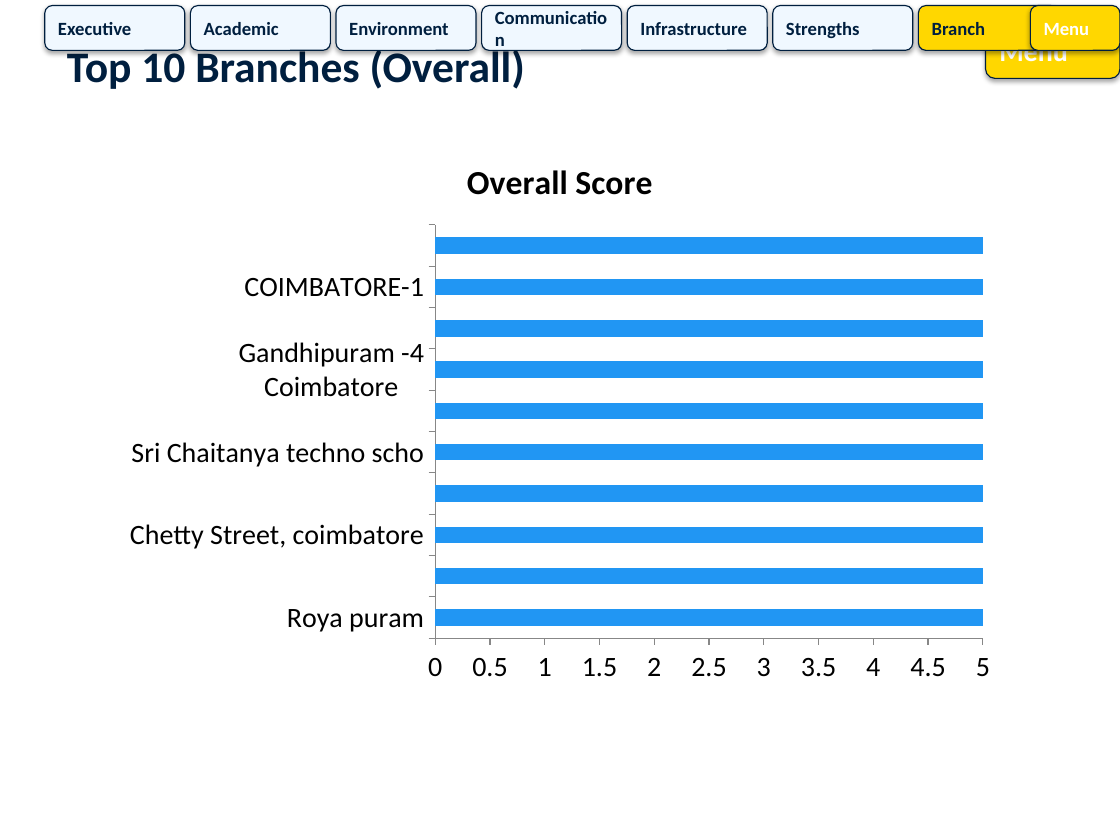
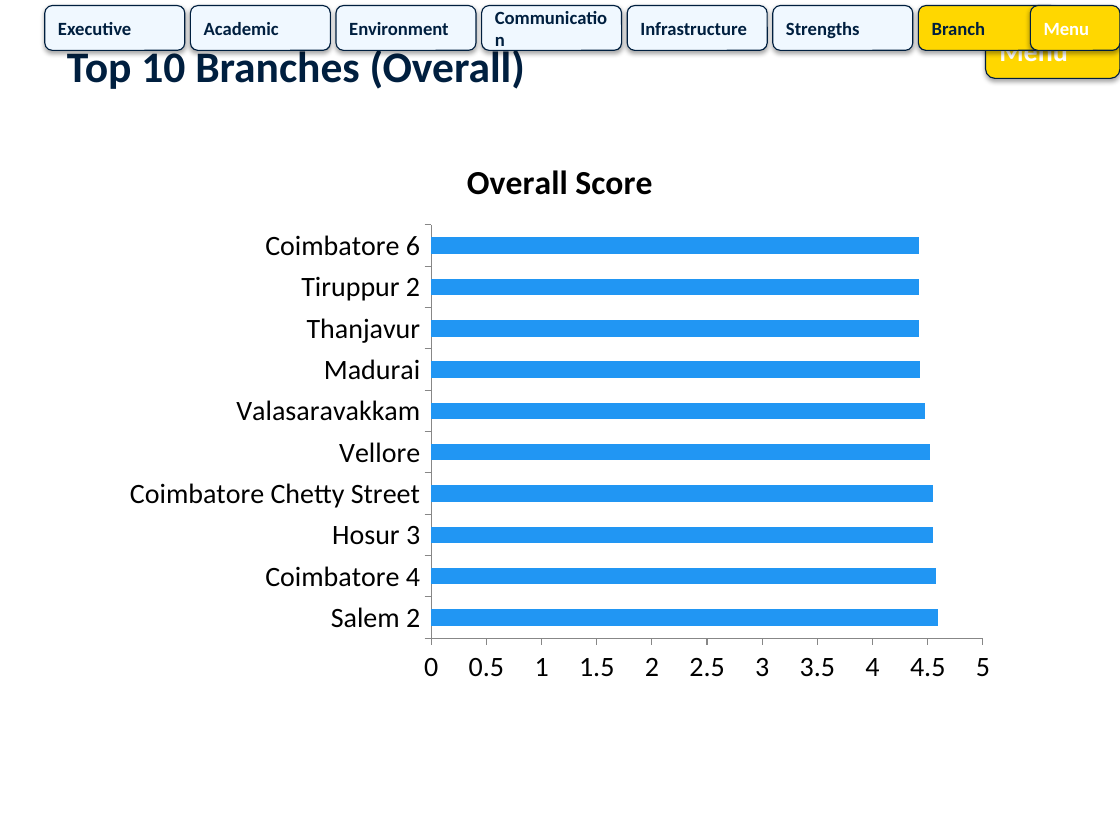
Before and after one commit to commonlearning892/feedback, a slide deck: slide 4 of Pre_Primary_Feedback_Analysis.pptx. Drawn at 1120x840 pixels with LibreOffice and Linux fonts; fonts in the diff are those of the drawing. Boxes give left, top, right and bottom in pixels: in the first picture for what was removed or moved away, otherwise in the second. Text is boxed around its words. In the diff, an @@ line names an element or a change of style, - is before the commit and + after.

```diff
--- a/Pre_Primary_Feedback_Analysis.pptx
+++ b/Pre_Primary_Feedback_Analysis.pptx
@@ bar chart at <box>112,134,1008,694</box> @@
-categories: Roya puram, Sri chaitanya techno scho, Chetty Street, coimbatore, Sri Chaitanya school , se, Sri Chaitanya techno scho, K k nagar, Gandhipuram -4 Coimbatore, Hosur3, COIMBATORE-1, Tambaram mudichur branch
+categories: Salem 2, Coimbatore 4, Hosur 3, Coimbatore Chetty Street, Vellore, Valasaravakkam, Madurai, Thanjavur, Tiruppur 2, Coimbatore 6
-Overall Score: 5, 5, 5, 5, 5, 5, 5, 5, 5, 5
+Overall Score: 4.6, 4.6, 4.6, 4.6, 4.5, 4.5, 4.4, 4.4, 4.4, 4.4
```
Also in this commit, not shown: 9 other slides changed, 14 other files.
